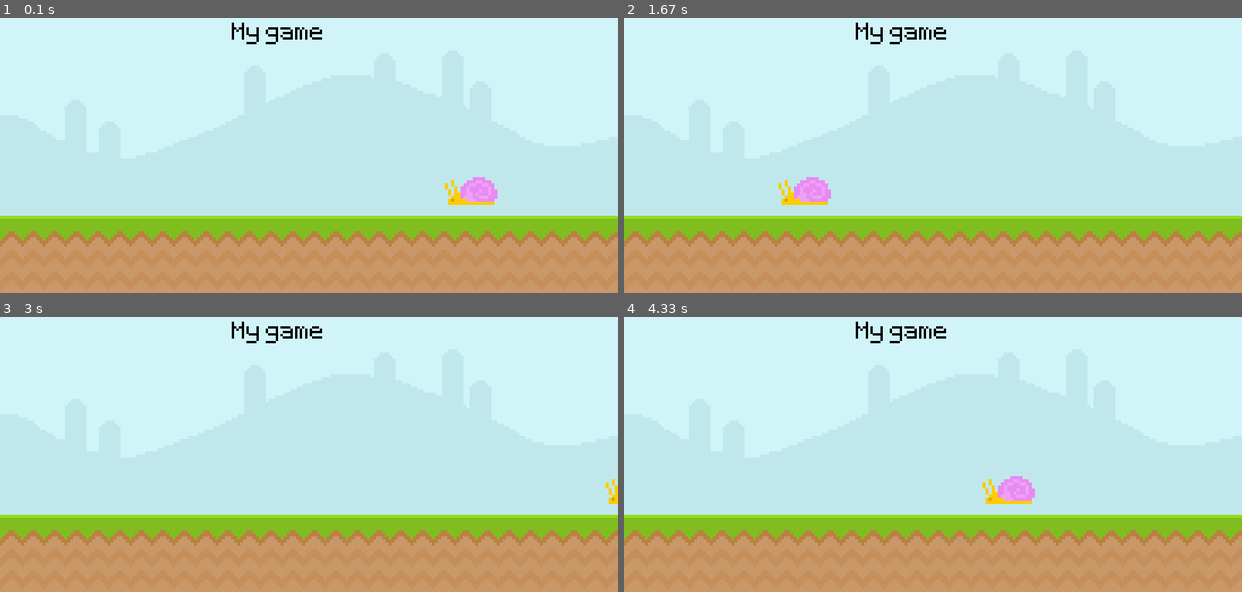
Above: before the commit, frames 1-4 (two rows, left to right).
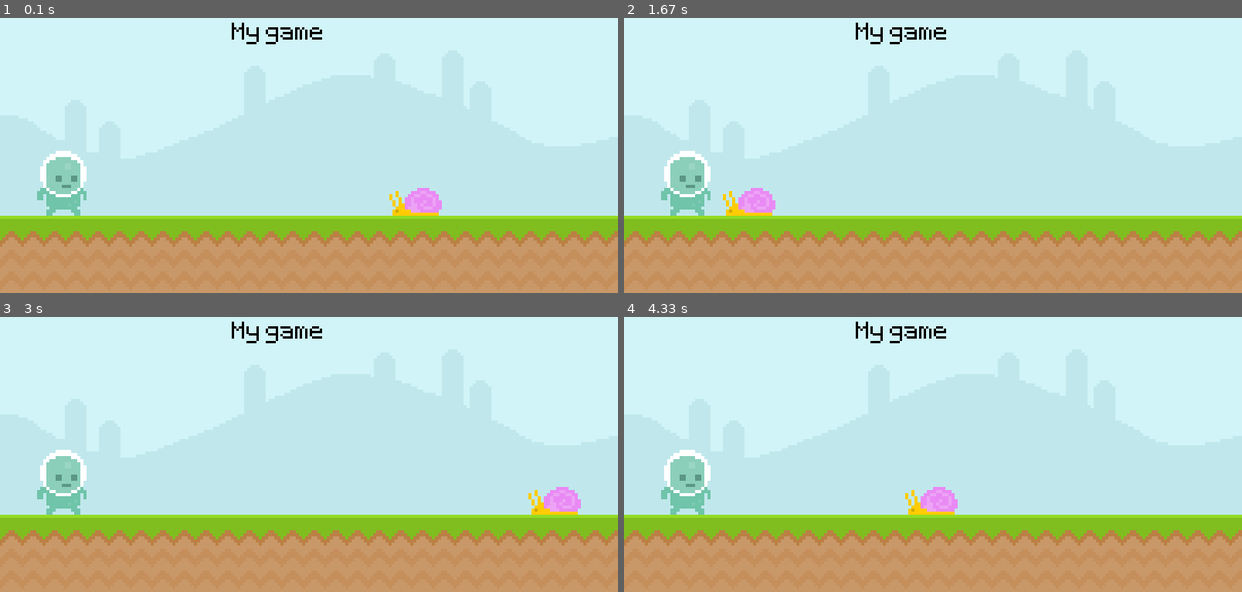
Above: after the commit, the same moments.

Repository: CasacoVermelho/pygame-project01
Game: pygame game, started from main.py
The game is run twice, just before and just after one commit, with the same random seed, the same clock (stepped at 60 frames per second) and the same inputs.
Inputs:
- Up to frame 1 (0.1 s): no input
- Up to frame 2 (1.67 s): no input
- Up to frame 3 (3 s): no input
- Up to frame 4 (4.33 s): no input

The runs differ from the first frame. In frame 1, 2.7% of the frame differs, in the area x 6-81%, y 48-72%; in frame 2, 2.7%; in frame 3, 2.1%; in frame 4, 2.7%.

Commit message:
Using rectangles

Diff:
--- a/main.py
+++ b/main.py
@@ -11,8 +11,11 @@
 ground_surface = pygame.image.load('graphics/ground.png').convert()
 text_surface = test_font.render('My game', False, 'Black')
 
-snail_surface = pygame.image.load('graphics/snail/snail1.png').convert_alpha()
-snail_x_pos = 600
+snail_surf = pygame.image.load('graphics/snail/snail1.png').convert_alpha()
+snail_rect = snail_surf.get_rect(bottomright = (600,300))
+
+player_surf = pygame.image.load('graphics/player/player_walk_1.png').convert_alpha()
+player_rect = player_surf.get_rect(midbottom = (80,300))
 
 while True:
 	for event in pygame.event.get():
@@ -23,9 +26,11 @@
 	screen.blit(sky_surface,(0,0))
 	screen.blit(ground_surface,(0,300))
 	screen.blit(text_surface,(300,50))
-	snail_x_pos -= 4
-	if snail_x_pos < -100: snail_x_pos = 800
-	screen.blit(snail_surface,(snail_x_pos,250))
+
+	snail_rect.x -= 4
+	if snail_rect.right < 0: snail_rect.left = 800
+	screen.blit(snail_surf,snail_rect)
+	screen.blit(player_surf,player_rect)
 
 	pygame.display.update()
 	clock.tick(60)
